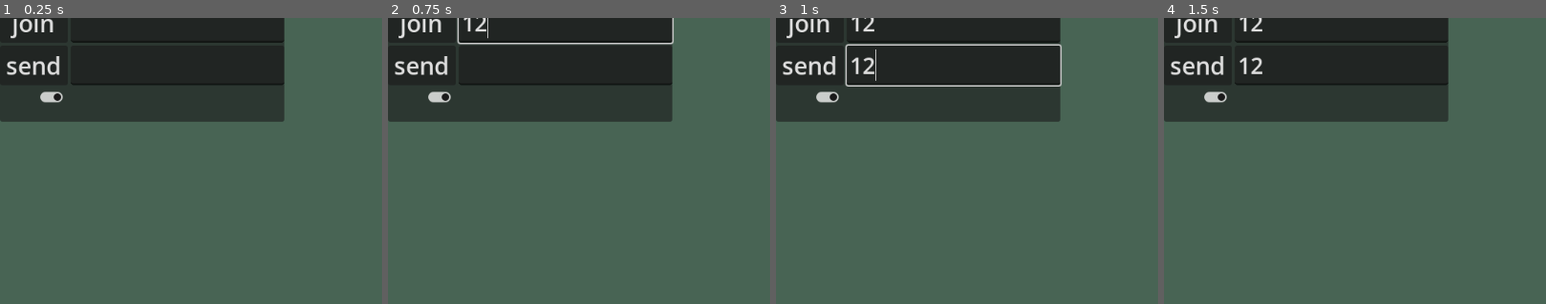
Above: before the commit, frames 1-4 (left to right).
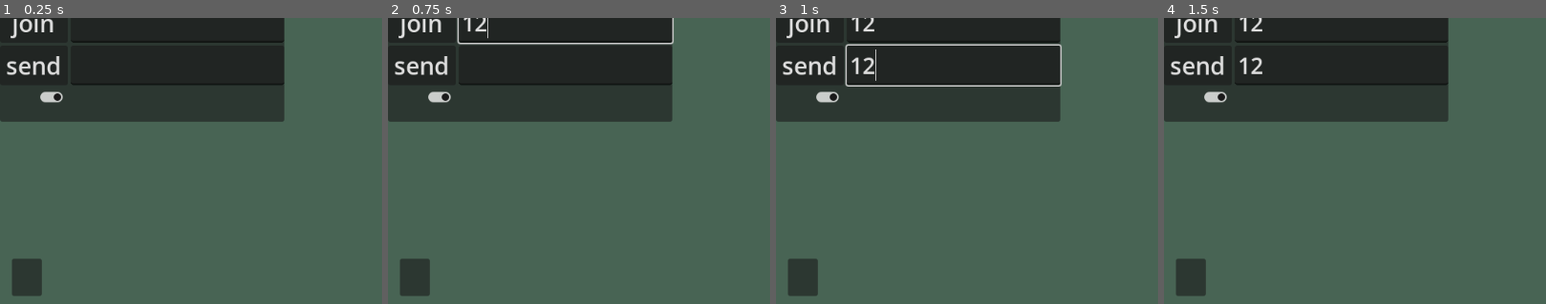
Above: after the commit, the same moments.

Repository: JosePedroDias/godot-peer-mp-with-tube
Game: Godot game, scene res://scenes/main.tscn
Two runs of this game, one before a commit and one after it. Both use one fixed random seed, a clock stepped at 60 frames per second and the inputs below.
Inputs (mouse positions are % of the whole screen's width and height, from its top left):
- Up to frame 1 (0.25 s): no input
- Up to frame 2 (0.75 s): click (23, 11) at 0.52 s; type "12" at 0.6 s
- Up to frame 3 (1 s): click (23, 18) at 0.75 s; type "12" at 0.83 s
- Up to frame 4 (1.5 s): click "serve" at 1.25 s
The pictures show only the part of the screen within x 0-50%, y 10-60%; the shares and areas given below are measured in that part.

The runs differ from the first frame. In frame 1, 1.0% of the frame differs, in the area x 3-11%, y 84-98%; in frame 2, 1.0%; in frame 3, 1.0%; in frame 4, 1.0%.

Commit message:
net overlay

Diff:
--- a/scenes/main.tscn
+++ b/scenes/main.tscn
@@ -1,10 +1,11 @@
-[gd_scene load_steps=6 format=3 uid="uid://o2874ep7w4k0"]
+[gd_scene load_steps=7 format=3 uid="uid://o2874ep7w4k0"]
 
 [ext_resource type="Script" uid="uid://cy006uvidc4y" path="res://addons/tube/tube_client.gd" id="1_0wfyh"]
 [ext_resource type="Script" uid="uid://6q1ugyni3lac" path="res://scripts/main.gd" id="1_sugp2"]
 [ext_resource type="Resource" uid="uid://o43e1s42wa3u" path="res://tubectx.tres" id="2_0wfyh"]
 [ext_resource type="PackedScene" uid="uid://xou70oxixef3" path="res://scenes/p2pform.tscn" id="4_jyhfs"]
 [ext_resource type="PackedScene" uid="uid://bh8dxdkw7860d" path="res://scenes/terrain.tscn" id="5_tbgi4"]
+[ext_resource type="PackedScene" uid="uid://d3pdo6cbx82d6" path="res://scenes/net_overlay.tscn" id="6_tefeu"]
 
 [node name="Main" type="Node2D"]
 script = ExtResource("1_sugp2")
@@ -19,3 +20,5 @@
 [node name="CanvasLayer" type="CanvasLayer" parent="."]
 
 [node name="P2Pform" parent="CanvasLayer" instance=ExtResource("4_jyhfs")]
+
+[node name="NetOverlay" parent="CanvasLayer" instance=ExtResource("6_tefeu")]
--- /dev/null
+++ b/scenes/net_overlay.tscn
@@ -0,0 +1,29 @@
+[gd_scene load_steps=2 format=3 uid="uid://d3pdo6cbx82d6"]
+
+[ext_resource type="Script" uid="uid://k8cxa34pa5qv" path="res://scripts/net_overlay.gd" id="1_hsk5u"]
+
+[node name="NetOverlay" type="Control"]
+layout_mode = 3
+anchors_preset = 15
+anchor_right = 1.0
+anchor_bottom = 1.0
+grow_horizontal = 2
+grow_vertical = 2
+script = ExtResource("1_hsk5u")
+
+[node name="PanelContainer" type="PanelContainer" parent="."]
+layout_mode = 0
+offset_right = 40.0
+offset_bottom = 40.0
+
+[node name="MarginContainer" type="MarginContainer" parent="PanelContainer"]
+layout_mode = 2
+
+[node name="VBoxContainer" type="VBoxContainer" parent="PanelContainer/MarginContainer"]
+layout_mode = 2
+
+[node name="WsLabel" type="Label" parent="PanelContainer/MarginContainer/VBoxContainer"]
+layout_mode = 2
+
+[node name="RtcLabel" type="Label" parent="PanelContainer/MarginContainer/VBoxContainer"]
+layout_mode = 2
--- /dev/null
+++ b/scripts/net_overlay.gd
@@ -0,0 +1,37 @@
+extends Control
+class_name NetOverlay               # 0=top-left, 1=top-right, 2=bottom-right, 3=bottom-left
+
+@onready var _ws: Label = $PanelContainer/MarginContainer/VBoxContainer/WsLabel
+@onready var _rtc: Label = $PanelContainer/MarginContainer/VBoxContainer/RtcLabel
+
+func _ready():
+	position = Vector2(16, 400)
+	NetworkStatsWeb.net_stats.connect(_on_net_stats)
+
+func _format_bytes(n: int) -> String:
+	if n < 1024: return "%d B" % n
+	if n < 1024 * 1024: return "%.1f KB" % (n / 1024.0)
+	return "%.2f MB" % (n / 1048576.0)
+
+func _on_net_stats(ws: Dictionary, rtc: Dictionary):
+	#print("GOT")
+	#print("ws ", ws)
+	#print("rtc ", rtc)
+	var ws_tx := int(ws.get("tx", 0))
+	var ws_rx := int(ws.get("rx", 0))
+	var ws_mtx := int(ws.get("msgs_tx", 0))
+	var ws_mrx := int(ws.get("msgs_rx", 0))
+
+	var rtc_tx := int(rtc.get("tx", 0))
+	var rtc_rx := int(rtc.get("rx", 0))
+	var rtc_mtx := int(rtc.get("msgs_tx", 0))
+	var rtc_mrx := int(rtc.get("msgs_rx", 0))
+
+	_ws.text = "WS   | out %s (%d msgs) | in %s (%d msgs)" % [
+		_format_bytes(ws_tx), ws_mtx,
+		_format_bytes(ws_rx), ws_mrx
+	]
+	_rtc.text = "RTC  | out %s (%d msgs) | in %s (%d msgs)" % [
+		_format_bytes(rtc_tx), rtc_mtx,
+		_format_bytes(rtc_rx), rtc_mrx,
+	]
--- a/scripts/network_stats_web.gd
+++ b/scripts/network_stats_web.gd
@@ -1,5 +1,7 @@
 #class_name NetworkStatsWeb
 extends Node
+
+signal net_stats(ws: Dictionary, rtc: Dictionary)
 
 var _timer := Timer.new()
 
@@ -11,73 +13,78 @@
 	# inject the shim
 	print("Applying JS shim...")
 	var js_text: String = """(function () {
-  const enc = new TextEncoder();
-  const sizeOf = (d) => {
-	if (typeof d === "string") return enc.encode(d).length;
-	if (d instanceof ArrayBuffer) return d.byteLength;
-	if (ArrayBuffer.isView(d)) return d.byteLength; // TypedArray/DataView
-	// Fallback (rare): best-effort stringify
-	try { return enc.encode(String(d)).length; } catch (_) { return 0; }
-  };
-
-  const stats = {
-	ws:   { tx: 0, rx: 0, msgs_tx: 0, msgs_rx: 0 },
-	rtc:  { tx: 0, rx: 0, msgs_tx: 0, msgs_rx: 0 },
-	ts_ms: Date.now()
-  };
-  window.__godotNetStats = stats;
-
-  // ---- WebSocket ----
-  const RealWS = window.WebSocket;
-  if (RealWS) {
-	window.WebSocket = function(url, protocols) {
-	  const ws = new RealWS(url, protocols);
-	  const origSend = ws.send;
-	  ws.send = function (data) {
-		const n = sizeOf(data);
-		stats.ws.tx += n; stats.ws.msgs_tx++;
-		return origSend.call(ws, data);
-	  };
-	  ws.addEventListener("message", (ev) => {
-		const n = sizeOf(ev.data);
-		stats.ws.rx += n; stats.ws.msgs_rx++;
-	  }, { capture: true });
-	  return ws;
-	};
-	window.WebSocket.prototype = RealWS.prototype;
-  }
-
-  // ---- WebRTC / DataChannel ----
-  const RealPC = window.RTCPeerConnection;
-  if (RealPC) {
-	const patchDC = (dc) => {
-	  if (!dc || dc.__godot_patched) return;
-	  dc.__godot_patched = true;
-	  const origSend = dc.send.bind(dc);
-	  dc.send = (data) => {
-		const n = sizeOf(data);
-		stats.rtc.tx += n; stats.rtc.msgs_tx++;
-		return origSend(data);
-	  };
-	  dc.addEventListener("message", (ev) => {
-		const n = sizeOf(ev.data);
-		stats.rtc.rx += n; stats.rtc.msgs_rx++;
-	  }, { capture: true });
+	const enc = new TextEncoder();
+	const sizeOf = (d) => {
+		if (typeof d === "string") return enc.encode(d).length;
+		if (d instanceof ArrayBuffer) return d.byteLength;
+		if (ArrayBuffer.isView(d)) return d.byteLength; // TypedArray/DataView
+		// Fallback (rare): best-effort stringify
+		try { return enc.encode(String(d)).length; } catch (_) { return 0; }
 	};
 
-	window.RTCPeerConnection = function(cfg, constraints) {
-	  const pc = new RealPC(cfg, constraints);
-	  const origCreateDataChannel = pc.createDataChannel.bind(pc);
-	  pc.createDataChannel = (label, options) => {
-		const dc = origCreateDataChannel(label, options);
-		patchDC(dc);
-		return dc;
-	  };
-	  pc.addEventListener("datachannel", (ev) => patchDC(ev.channel), { capture: true });
-	  return pc;
+	const st = {
+		ws:  { tx: 0, rx: 0, msgs_tx: 0, msgs_rx: 0 },
+		rtc: { tx: 0, rx: 0, msgs_tx: 0, msgs_rx: 0 }
 	};
-	window.RTCPeerConnection.prototype = RealPC.prototype;
-  }
+
+	// ---- WebSocket ----
+	const RealWS = window.WebSocket;
+	if (RealWS) {
+		window.WebSocket = function (url, protocols) {
+			const ws = new RealWS(url, protocols);
+			const origSend = ws.send;
+			ws.send = function (data) {
+				++st.ws.msgs_tx;
+				st.ws.tx += sizeOf(data);
+				return origSend.call(ws, data);
+			};
+			ws.addEventListener("message", (ev) => {
+				++st.ws.msgs_rx;
+				st.ws.rx += sizeOf(ev.data);
+			}, { capture: true });
+			return ws;
+		};
+		window.WebSocket.prototype = RealWS.prototype;
+	}
+
+	// ---- WebRTC / DataChannel ----
+	const RealPC = window.RTCPeerConnection;
+	if (RealPC) {
+		const patchDC = (dc) => {
+			if (!dc || dc.__godot_patched) return;
+			dc.__godot_patched = true;
+			const origSend = dc.send.bind(dc);
+			dc.send = (data) => {
+				++st.rtc.msgs_tx;
+				st.rtc.tx += sizeOf(data);
+				return origSend(data);
+			};
+			dc.addEventListener("message", (ev) => {
+				++st.rtc.msgs_rx;
+				st.rtc.rx += sizeOf(ev.data);
+			}, { capture: true });
+		};
+
+		window.RTCPeerConnection = function (cfg, constraints) {
+			const pc = new RealPC(cfg, constraints);
+			const origCreateDataChannel = pc.createDataChannel.bind(pc);
+			pc.createDataChannel = (label, options) => {
+				const dc = origCreateDataChannel(label, options);
+				patchDC(dc);
+				return dc;
+			};
+			pc.addEventListener("datachannel", (ev) => patchDC(ev.channel), { capture: true });
+			return pc;
+		};
+		window.RTCPeerConnection.prototype = RealPC.prototype;
+	}
+
+	window.getNetStats = function() {
+		const stJson = JSON.stringify(st);
+		st.ws  = { tx: 0, rx: 0, msgs_tx: 0, msgs_rx: 0 };
+		st.rtc = { tx: 0, rx: 0, msgs_tx: 0, msgs_rx: 0 };
+		return stJson;
+	}
 })();"""
 	JavaScriptBridge.eval(js_text)
 
@@ -88,13 +95,12 @@
 	_timer.timeout.connect(_on_poll_stats)
 
 func _on_poll_stats():
-	var json_str = JavaScriptBridge.eval("JSON.stringify(window.__godotNetStats || null)")
+	var json_str = JavaScriptBridge.eval("window.getNetStats()")
 	if typeof(json_str) == TYPE_STRING and json_str != "":
 		var data = JSON.parse_string(json_str)
 		if typeof(data) == TYPE_DICTIONARY:
+			# { tx, rx, msgs_tx, msgs_rx }
 			var ws = data.get("ws", {})
 			var rtc = data.get("rtc", {})
-			# Example: emit a signal or update your UI labels
-			# emit_signal("net_stats", ws, rtc)
-			print("WS tx:", ws.get("tx",0), " rx:", ws.get("rx",0),
-				  " | RTC tx:", rtc.get("tx",0), " rx:", rtc.get("rx",0))
+			emit_signal("net_stats", ws, rtc)
+			print('data 3')
Not shown, added: scripts/net_overlay.gd.uid
Not shown: 1 places in themes/new_style_box_flat.tres that only renumber resources
